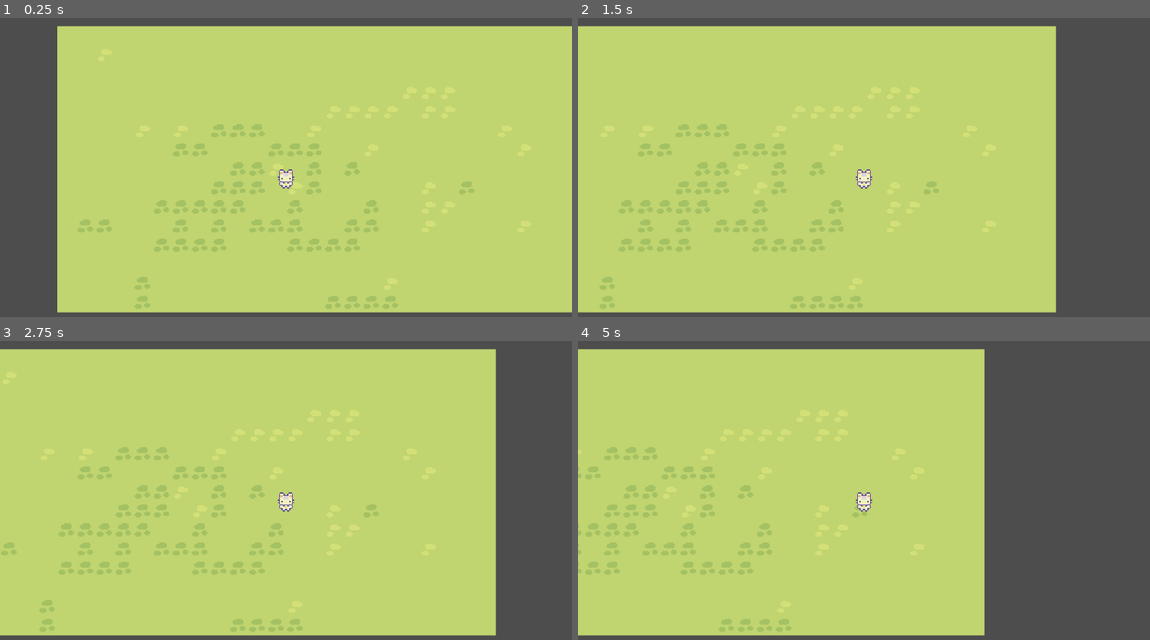
Above: before the commit, frames 1-4 (two rows, left to right).
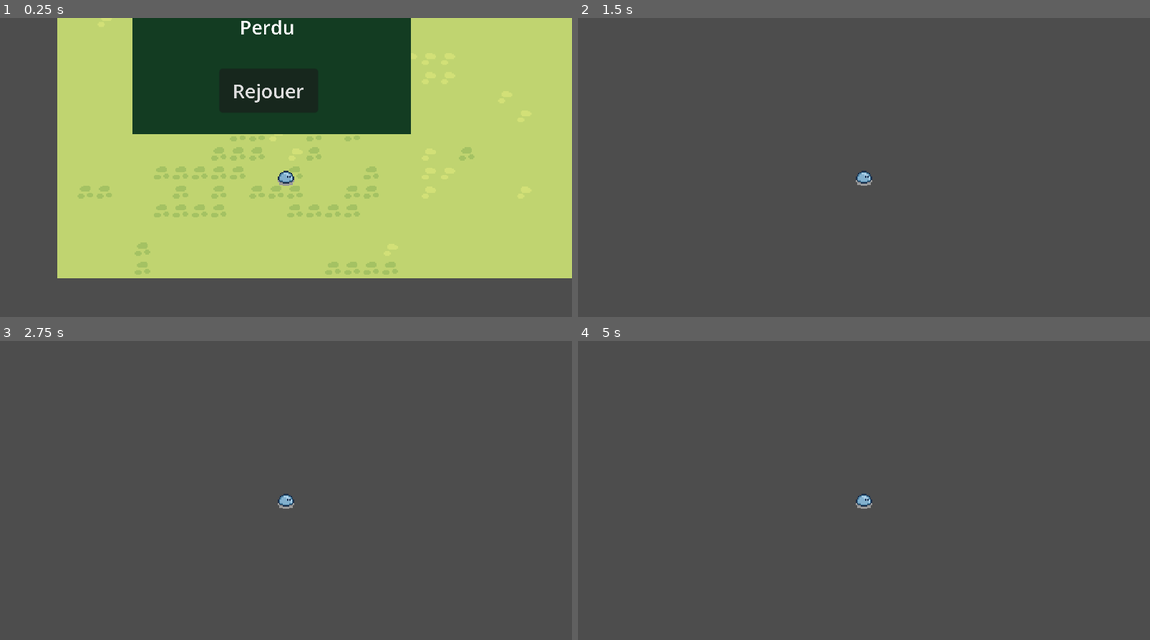
Above: after the commit, the same moments.

Repository: LEBOURGEOIS-maker/Jacky-boiiing
Game: Godot game, scene res://Scenes/mainScene.tscn
Same seed, same stepped clock (60 frames per second), same inputs: the game is played once before the commit and once after it.
Inputs:
- Up to frame 1 (0.25 s): no input
- Up to frame 2 (1.5 s): tap Enter (ui_accept) at 0.5, 0.6, 0.77, 1.07, 1.35 s; hold Right (ui_right) from 0.53 s (still down)
- Up to frame 3 (2.75 s): tap Enter (ui_accept) at 1.52, 1.82, 2.1 s; release Right (ui_right) at 2.03 s; hold Left (left) from 2.03 s (still down)
- Up to frame 4 (5 s): release Left (left) at 2.78 s; hold Right (ui_right) 2.78-4.28 s; tap Enter (ui_accept) at 2.85, 3.02, 3.32, 3.6, 3.77, 4.07, 4.35, 4.52, 4.82 s; hold Left (left) from 4.28 s (still down)

The runs differ from the first frame. In frame 1, 35% of the frame differs, in the area x 10-100%, y 0-99%; in frame 2, 80%; in frame 3, 83%, in the area x 0-87%, y 2-99%; in frame 4, 68%.

Commit message:
animationsCreated

Diff:
--- a/Characters/character_body_2d.tscn
+++ b/Characters/character_body_2d.tscn
@@ -1,19 +1,52 @@
-[gd_scene load_steps=4 format=3 uid="uid://qwwidd5peaqv"]
+[gd_scene load_steps=10 format=3 uid="uid://qwwidd5peaqv"]
 
-[ext_resource type="Texture2D" uid="uid://d0jk1lari7knv" path="res://Assets/Libraries/Sprout Lands - Sprites - Basic pack/Characters/Basic Charakter Spritesheet.png" id="1_ru4t2"]
 [ext_resource type="Script" path="res://Characters/character_body_2d.gd" id="1_xmyk5"]
+[ext_resource type="Texture2D" uid="uid://b0war7kffgb1l" path="res://Assets/Personals/blop.png" id="2_p5mmp"]
 
 [sub_resource type="RectangleShape2D" id="RectangleShape2D_csa8b"]
 size = Vector2(13, 6)
+
+[sub_resource type="AnimationNodeBlendSpace2D" id="AnimationNodeBlendSpace2D_nsafy"]
+min_space = Vector2(-1, -1.1)
+max_space = Vector2(1, 1.1)
+blend_mode = 1
+
+[sub_resource type="AnimationNodeBlendSpace2D" id="AnimationNodeBlendSpace2D_dfgiy"]
+
+[sub_resource type="AnimationNodeStateMachineTransition" id="AnimationNodeStateMachineTransition_uk2xq"]
+advance_mode = 2
+
+[sub_resource type="AnimationNodeStateMachineTransition" id="AnimationNodeStateMachineTransition_yj0b6"]
+advance_mode = 2
+
+[sub_resource type="AnimationNodeStateMachineTransition" id="AnimationNodeStateMachineTransition_vmdwn"]
+advance_mode = 2
+
+[sub_resource type="AnimationNodeStateMachine" id="AnimationNodeStateMachine_vqt2d"]
+states/Idle/node = SubResource("AnimationNodeBlendSpace2D_nsafy")
+states/Idle/position = Vector2(342, 66)
+states/Walk/node = SubResource("AnimationNodeBlendSpace2D_dfgiy")
+states/Walk/position = Vector2(559, 88)
+transitions = ["Start", "Idle", SubResource("AnimationNodeStateMachineTransition_uk2xq"), "Idle", "Walk", SubResource("AnimationNodeStateMachineTransition_yj0b6"), "Walk", "Idle", SubResource("AnimationNodeStateMachineTransition_vmdwn")]
 
 [node name="Player" type="CharacterBody2D"]
 script = ExtResource("1_xmyk5")
 
 [node name="Sprite2D" type="Sprite2D" parent="."]
-texture = ExtResource("1_ru4t2")
+texture = ExtResource("2_p5mmp")
 hframes = 4
 vframes = 4
+frame = 12
 
 [node name="CollisionShape2D" type="CollisionShape2D" parent="."]
 position = Vector2(0, 6)
 shape = SubResource("RectangleShape2D_csa8b")
+
+[node name="AnimationTree" type="AnimationTree" parent="."]
+tree_root = SubResource("AnimationNodeStateMachine_vqt2d")
+anim_player = NodePath("AnimationPlayer")
+parameters/Idle/blend_position = Vector2(-0.00116688, 1.02979)
+parameters/Walk/blend_position = Vector2(0, 0)
+
+[node name="AnimationPlayer" type="AnimationPlayer" parent="AnimationTree"]
+root_node = NodePath("../..")
--- /dev/null
+++ b/Characters/player.gd
@@ -0,0 +1,25 @@
+extends CharacterBody2D
+
+
+const SPEED = 300.0
+const JUMP_VELOCITY = -400.0
+
+
+func _physics_process(delta: float) -> void:
+	# Add the gravity.
+	if not is_on_floor():
+		velocity += get_gravity() * delta
+
+	# Handle jump.
+	if Input.is_action_just_pressed("ui_accept") and is_on_floor():
+		velocity.y = JUMP_VELOCITY
+
+	# Get the input direction and handle the movement/deceleration.
+	# As good practice, you should replace UI actions with custom gameplay actions.
+	var direction := Input.get_axis("ui_left", "ui_right")
+	if direction:
+		velocity.x = direction * SPEED
+	else:
+		velocity.x = move_toward(velocity.x, 0, SPEED)
+
+	move_and_slide()
--- a/Scenes/mainScene.tscn
+++ b/Scenes/mainScene.tscn
@@ -1,7 +1,8 @@
-[gd_scene load_steps=5 format=3 uid="uid://b2y48jmww6633"]
+[gd_scene load_steps=7 format=3 uid="uid://b2y48jmww6633"]
 
 [ext_resource type="PackedScene" uid="uid://qwwidd5peaqv" path="res://Characters/character_body_2d.tscn" id="1_tq50b"]
 [ext_resource type="Texture2D" uid="uid://dj7j26n7ciu5" path="res://Assets/Libraries/Sprout Lands - Sprites - Basic pack/Tilesets/Grass.png" id="2_7adly"]
+[ext_resource type="Script" path="res://Characters/player.gd" id="2_hv1rr"]
 
 [sub_resource type="TileSetAtlasSource" id="TileSetAtlasSource_62n7a"]
 texture = ExtResource("2_7adly")
@@ -80,9 +81,13 @@
 [sub_resource type="TileSet" id="TileSet_j8bhy"]
 sources/0 = SubResource("TileSetAtlasSource_62n7a")
 
+[sub_resource type="StyleBoxFlat" id="StyleBoxFlat_wr5d2"]
+bg_color = Color(0.0737475, 0.234955, 0.13458, 1)
+
 [node name="Node2D" type="Node2D"]
 
 [node name="Player" parent="." instance=ExtResource("1_tq50b")]
+script = ExtResource("2_hv1rr")
 
 [node name="RemoteTransform2D" type="RemoteTransform2D" parent="Player"]
 remote_path = NodePath("../Camera2D")
@@ -94,3 +99,35 @@
 tile_set = SubResource("TileSet_j8bhy")
 format = 2
 layer_0/tile_data = PackedInt32Array(1, 262144, 5, 65537, 65536, 1, 65536, 262144, 5, 131071, 65536, 1, 65535, 65536, 1 …(7585 unchanged characters)…
+
+[node name="LostScreen" type="Control" parent="."]
+layout_mode = 3
+anchors_preset = 0
+offset_right = 40.0
+offset_bottom = 40.0
+
+[node name="Panel" type="Panel" parent="LostScreen"]
+layout_mode = 0
+offset_left = -129.0
+offset_top = -121.0
+offset_right = 105.0
+offset_bottom = -9.0
+theme_override_styles/panel = SubResource("StyleBoxFlat_wr5d2")
+
+[node name="Label" type="Label" parent="LostScreen/Panel"]
+layout_mode = 0
+offset_left = 90.0
+offset_top = 11.0
+offset_right = 141.0
+offset_bottom = 34.0
+text = "Perdu "
+horizontal_alignment = 1
+vertical_alignment = 1
+
+[node name="RetryButton" type="Button" parent="LostScreen/Panel"]
+layout_mode = 0
+offset_left = 73.0
+offset_top = 57.0
+offset_right = 156.0
+offset_bottom = 94.0
+text = "Rejouer"
Binary file added: Assets/Personals/blop.png
Not shown, added: Assets/Personals/blop.png.import
